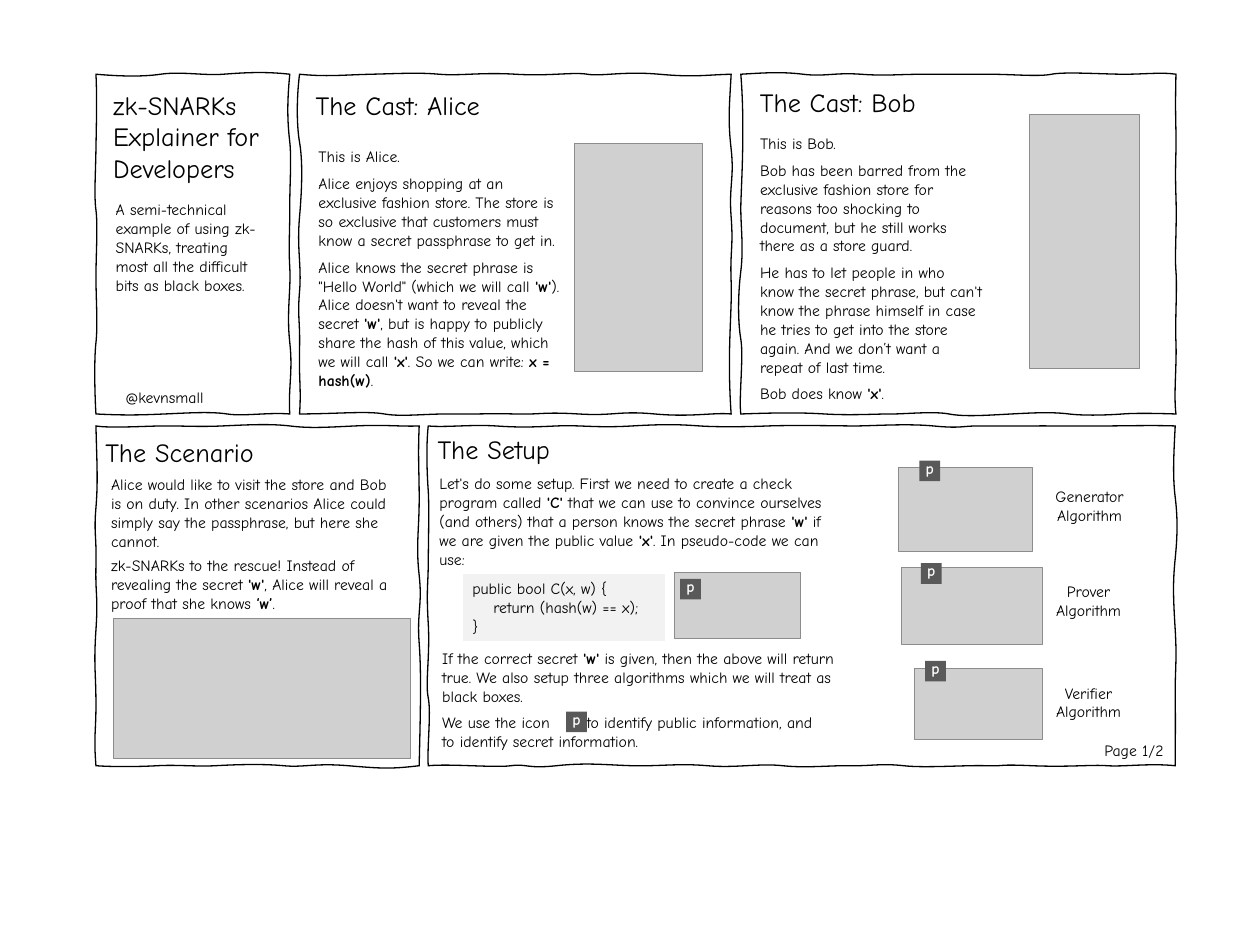
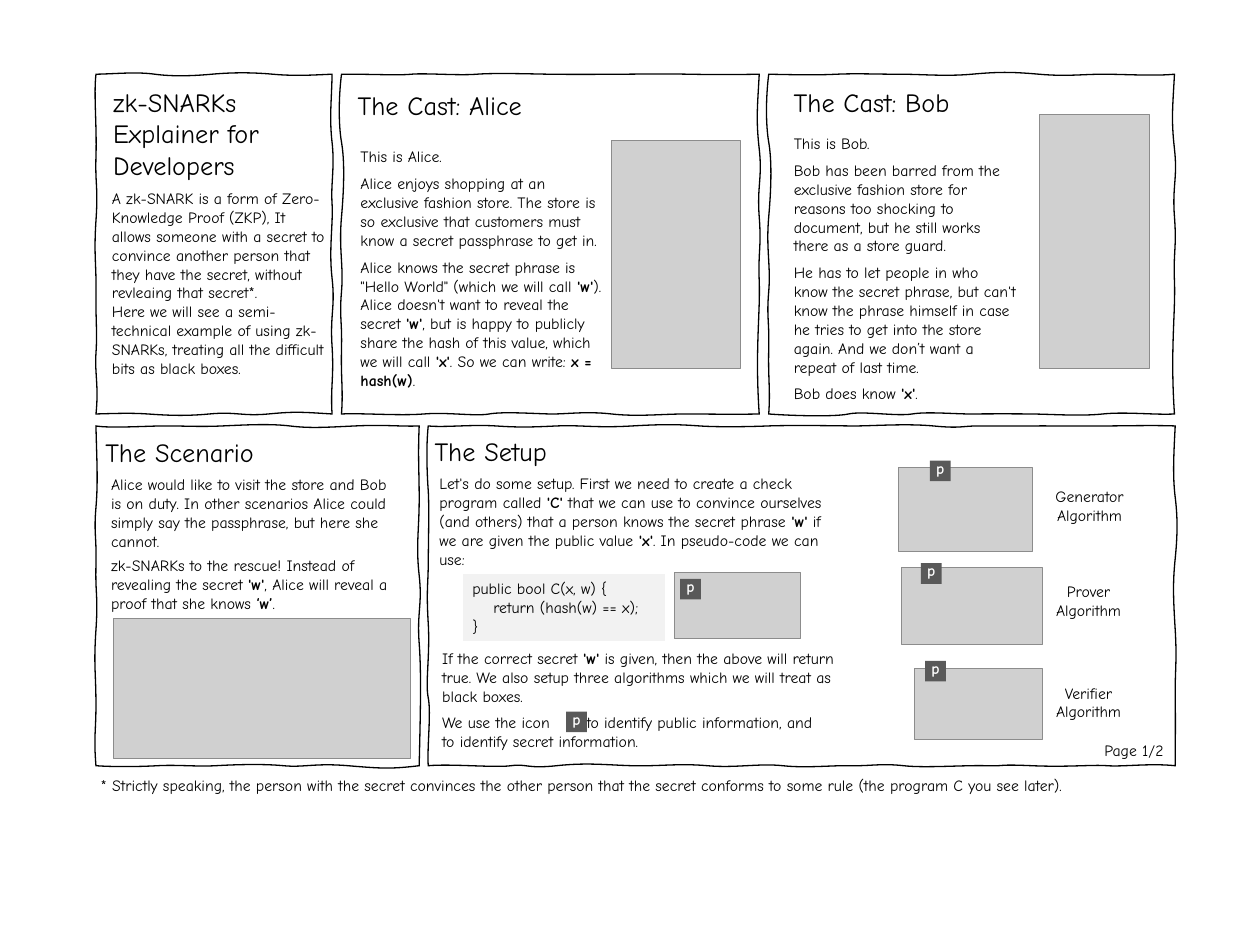
Before and after one commit to KevinSmall/zk-SNARKs-Explainer, a slide deck: slide 1 of zk-SNARKs-Explainer-raw-images.pptx. Drawn at 1260x945 pixels with LibreOffice and Linux fonts; fonts in the diff are those of the drawing; grey boxes stand for pictures; background and template pictures are left out. Boxes give left, top, right and bottom in pixels: in the first picture for what was removed or moved away, otherwise in the second. Text is boxed around its words. In the diff, an @@ line names an element or a change of style, - is before the commit and + after.

```diff
--- a/zk-SNARKs-Explainer-raw-images.pptx
+++ b/zk-SNARKs-Explainer-raw-images.pptx
@@ freeform shape: place and size @@
-freeform shape at bbox=[96, 75, 290, 415]
+freeform shape at bbox=[96, 75, 333, 415]
@@ freeform shape: place and size @@
-freeform shape at bbox=[300, 75, 732, 415]
+freeform shape at bbox=[341, 75, 759, 415]
@@ text "The Cast: Alice": place and size @@
-text "The Cast: Alice" at bbox=[316, 97, 480, 116]
+text "The Cast: Alice" at bbox=[358, 97, 522, 116]
@@ freeform shape: place and size @@
-freeform shape at bbox=[741, 75, 1176, 415]
+freeform shape at bbox=[768, 75, 1174, 415]
@@ text "The Cast: Bob": place and size @@
-text "The Cast: Bob" at bbox=[760, 94, 915, 113]
+text "The Cast: Bob" at bbox=[794, 94, 949, 113]
@@ picture: place and size @@
-picture at bbox=[1029, 114, 1139, 369]
+picture at bbox=[1040, 114, 1149, 369]
@@ text "This is Alice.": place and size @@
-text "This is Alice." at bbox=[318, 151, 559, 388]
+text "This is Alice." at bbox=[360, 151, 601, 388]
@@ picture: place and size @@
-picture at bbox=[575, 144, 703, 371]
+picture at bbox=[612, 140, 740, 368]
@@ text "This is Bob.": place and size @@
-text "This is Bob." at bbox=[760, 138, 982, 399]
+text "This is Bob." at bbox=[794, 138, 1016, 399]
@@ text at bbox=[112, 193, 324, 374]: text changed @@
-A semi-technical example of using zk-SNARKs, treating most all the difficult bits as black boxes.
+A zk-SNARK is a form of Zero-Knowledge Proof (ZKP), It allows someone with a secret to convince another person that they have the secret, without revleaing that secret*.
+Here we will see a semi-technical example of using zk-SNARKs, treating all the difficult bits as black boxes.
@@ text removed at bbox=[125, 392, 203, 405] @@
-@kevnsmall
@@ rectangle "p": place and size @@
-rectangle "p" at bbox=[920, 460, 941, 481]
+rectangle "p" at bbox=[930, 460, 951, 481]
@@ rectangle added at bbox=[92, 770, 1178, 799], fill #FFFFFF, 12 pt, text #000000 @@
+* Strictly speaking, the person with the secret convinces the other person that the secret conforms to some rule (the program C you see later).
```
Also in this commit, not shown: 1 other slide changed, 2 other files.
